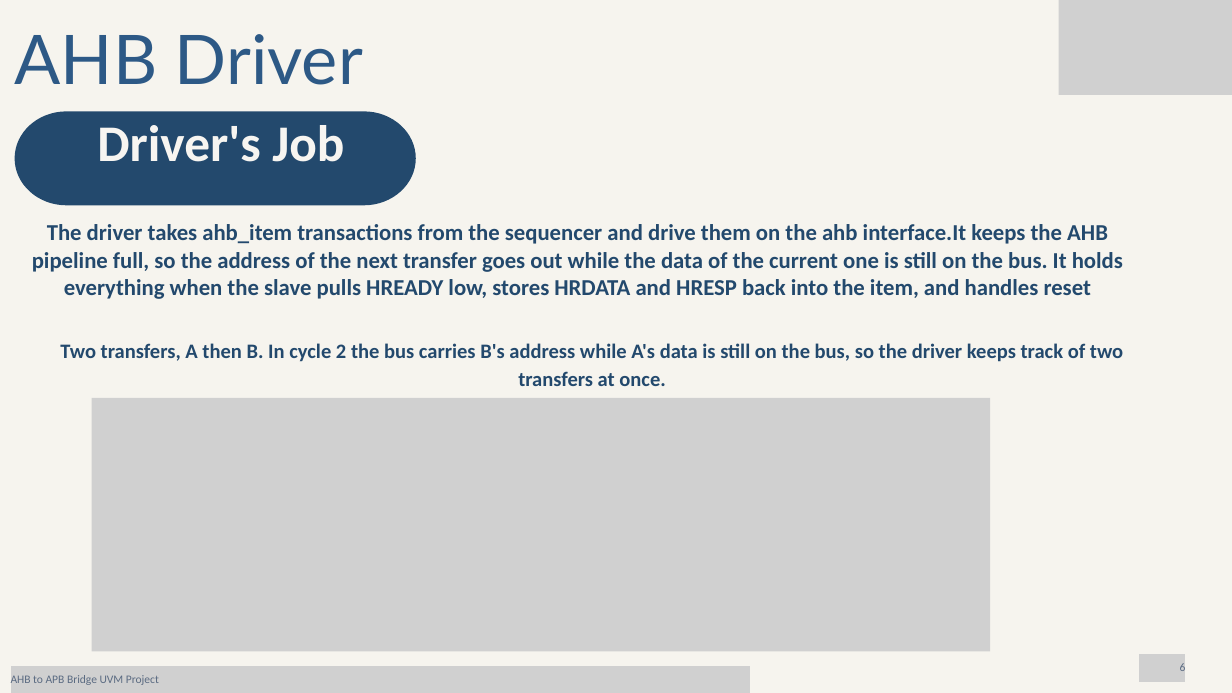
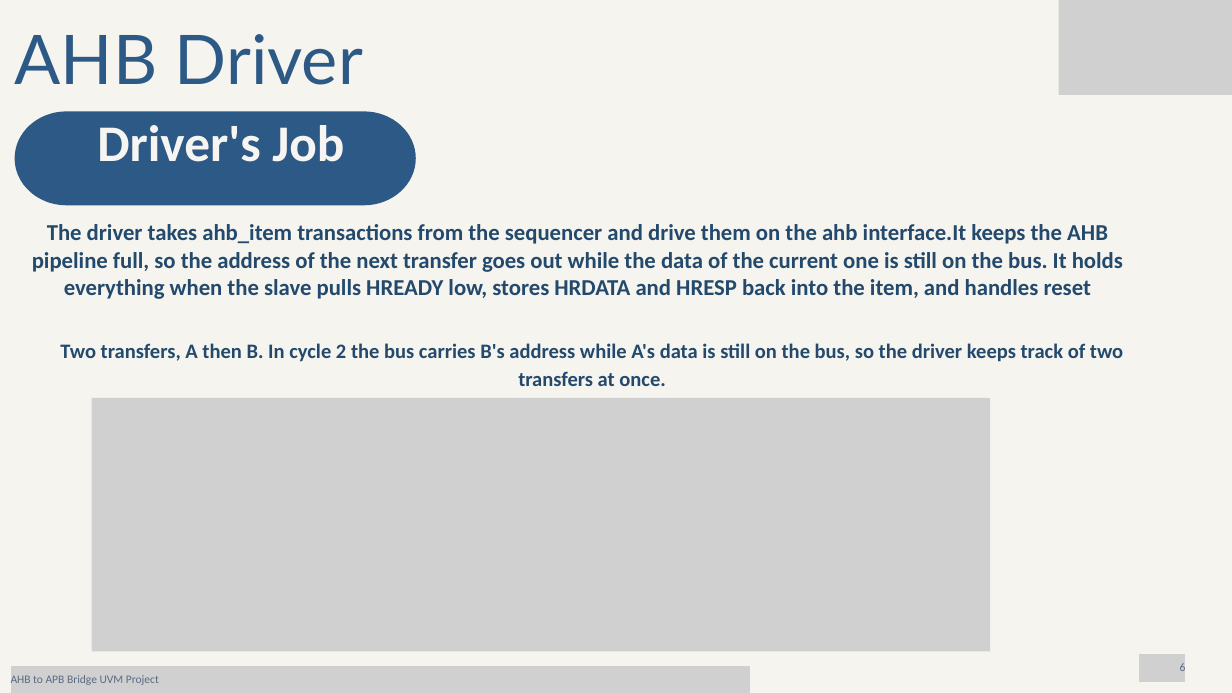
Before and after one commit to mennafouda15/AHB-to-APB-Bridge-UVM, a slide deck: slide 6 of docs/AHB to APB Bridge UVM Project.pptx. Drawn at 1232x693 pixels with LibreOffice and Linux fonts; fonts in the diff are those of the drawing; grey boxes stand for pictures. Boxes give left, top, right and bottom in pixels: in the first picture for what was removed or moved away, otherwise in the second. Text is boxed around its words. In the diff, an @@ line names an element or a change of style, - is before the commit and + after.

```diff
--- a/docs/AHB to APB Bridge UVM Project.pptx
+++ b/docs/AHB to APB Bridge UVM Project.pptx
@@ freeform shape at bbox=[15, 111, 416, 206]: fill #23496D to #2D5986 @@
```
Also in this commit, not shown: 20 other slides changed, 1 slide added, 1 slide removed.
